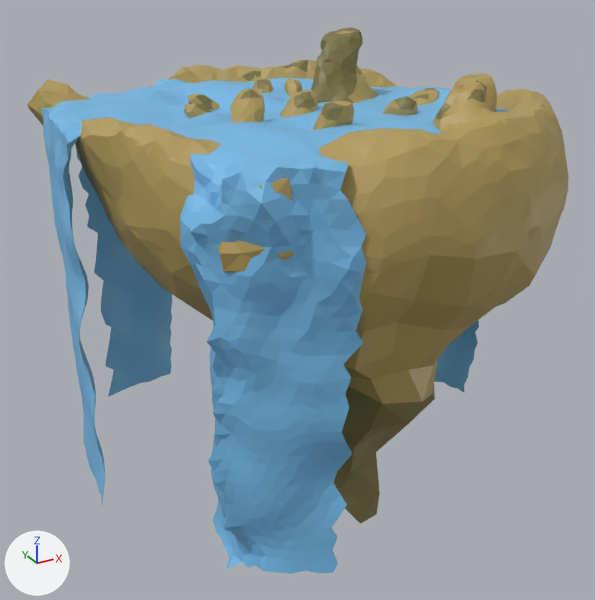
An edit to the FBX model Welt/SandyShores.fbx, drawn before and after from the same camera.
One viewpoint serves both versions: a 50 mm lens placed at (-332.0, -545.0, 178.0), pointed at (-28.0, 8.0, -99.0). Every picture has the same lights, and +X, +Y and +Z are marked at lower left. Where no turn or scale is listed for an object, it has been applied to the vertices.

The scene before the commit, as lines of its bpy script (objects in view):
```python
me_icosphere_003 = bpy.data.meshes.new('Icosphere.003')
me_icosphere_003.from_pydata(...)  # 6926 vertices, 13848 faces; spans x -198.0..177.0, y -173.0..188.0, z -277.0..109.0
# faces by material slot: [13142, 701, 5]
me_icosphere_003.materials.append(mat_sandstone)  # yellow #b29b59
me_icosphere_003.materials.append(mat_darksanstone)  # dark yellow #7c7340
me_icosphere_003.materials.append(mat_darkgrass)  # dark green #14470a
me_plane_001 = bpy.data.meshes.new('Plane.001')
me_plane_001.from_pydata(...)  # 3124 vertices, 5864 faces; spans x -172.0..220.0, y -160.0..191.0, z -251.0..66.0
me_plane_001.materials.append(mat_water)  # blue #75bae7
ob_icosphere = bpy.data.objects.new('Icosphere', me_icosphere_003)
ob_icosphere.location = (-0.5, -1.3, 1.2)
ob_plane_001 = bpy.data.objects.new('Plane.001', me_plane_001)
ob_plane_001.location = (-38.8, 0.0, 0.0)
```
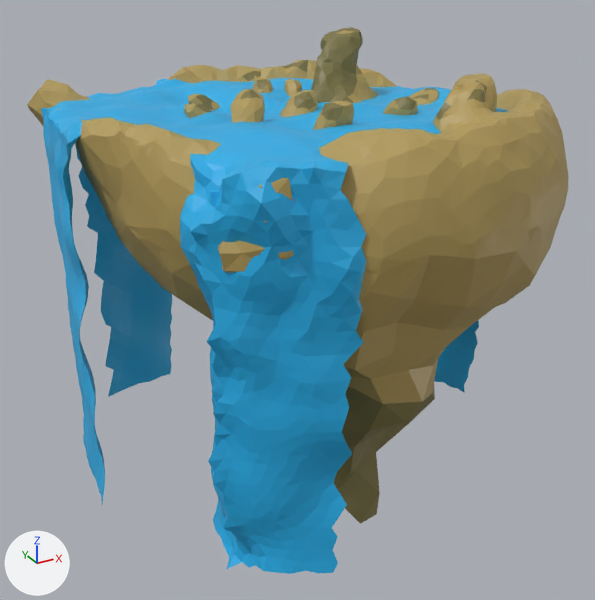
Edits to the bpy script that builds the scene:
```text
Add mat_material:
    mat_material = principled_material('Material')
    mat_material.base_color = (0.0162, 0.425, 0.8)  # cyan #22aee7
Change me_plane_001:
    where me_plane_001.from_pydata(...)  # 3124 vertices, 5864 faces; spans x -172.0..220.0, y -160.0..191.0, z -251.0..66.0
    remove me_plane_001.materials.append(mat_water)  # blue #75bae7
    add me_plane_001.materials.append(mat_material)  # cyan #22aee7
```

Pixel boxes (x1, y1, x2, y2) of what changed, in the pictures (595 x 600 px):
'Plane.001', recoloured: (41, 78, 508, 574) in both
